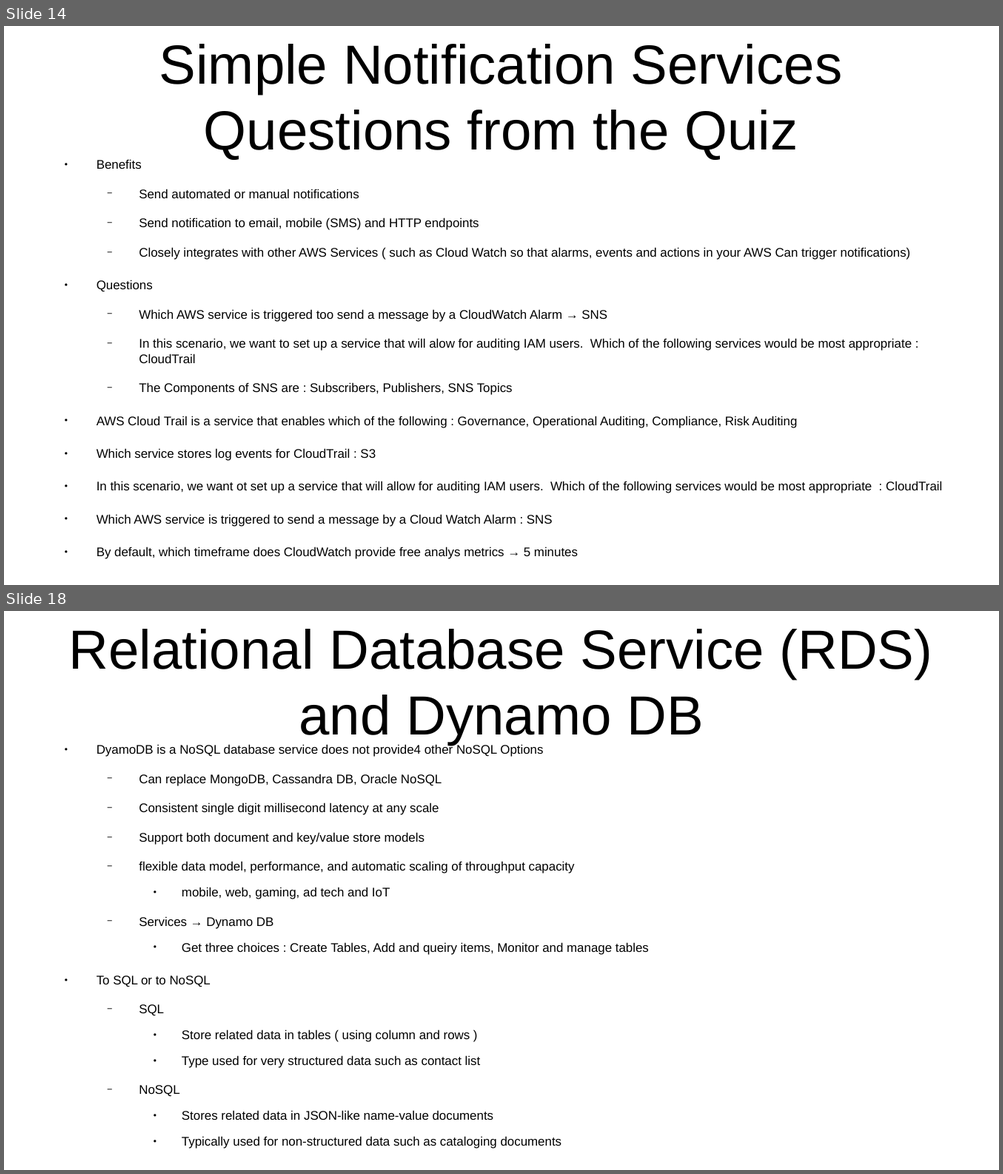
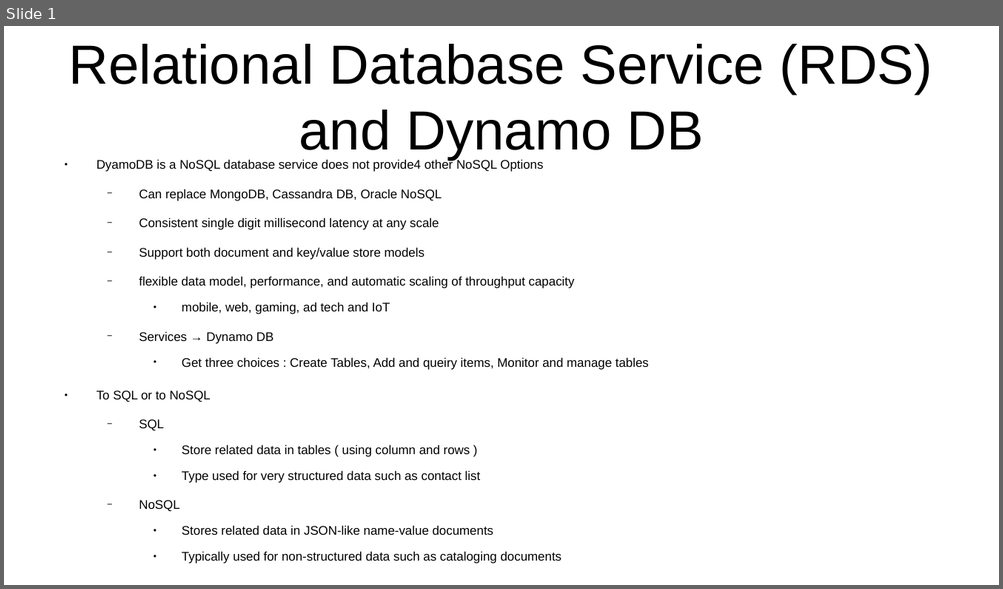
Before and after one commit to CharlesStockman/notesFromCourses, a slide deck: aws/cloud_practitioner/Linux Academy AWS -- Cloud Practitioner.odp. Shown one above the other, each under a label of ours: slides 14 and 18 before the commit, slide 1 after it; the slides between them are not shown. The pictures are 1003x1174 and 1003x589 pixels, drawn with LibreOffice and Linux fonts; fonts in the diff are those of the drawing. Boxes give left, top, right and bottom in pixels: in the first picture for what was removed or moved away, otherwise in the second. Text is boxed around its words. In the diff, an @@ line names an element or a change of style, - is before the commit and + after.

```diff
--- a/aws/cloud_practitioner/Linux Academy AWS -- Cloud Practitioner.odp
+++ b/aws/cloud_practitioner/Linux Academy AWS -- Cloud Practitioner.odp
@@ slide 14 removed at [4, 26, 999, 585], background #FFFFFF @@
@@ title removed at [159, 44, 842, 160] @@
-Simple Notification Services
-Questions from the Quiz
@@ text removed at [96, 159, 942, 560] @@
-● Benefits
-  − Send automated or manual notifications
-  − Send notification to email, mobile (SMS) and HTTP endpoints
-  − Closely integrates with other AWS Services ( such as Cloud Watch so that alarms, events and actions in your AWS Can trigger notifications)
-● Questions
-  − Which AWS service is triggered too send a message by a CloudWatch Alarm → SNS
-  − In this scenario, we want to set up a service that will alow for auditing IAM users. Which of the following services would be most appropriate : CloudTrail
-  − The Components of SNS are : Subscribers, Publishers, SNS Topics
-● AWS Cloud Trail is a service that enables which of the following : Governance, Operational Auditing, Compliance, Risk Auditing
-● Which service stores log events for CloudTrail : S3
-● In this scenario, we want ot set up a service that will allow for auditing IAM users. Which of the following services would be most appropriate : CloudTrail
-● Which AWS service is triggered to send a message by a Cloud Watch Alarm : SNS
-● By default, which timeframe does CloudWatch provide free analys metrics → 5 minutes
@@ what was slide 18 is now slide 1 @@
```
Also in this commit, not shown: 16 other slides removed, 2 other files.
